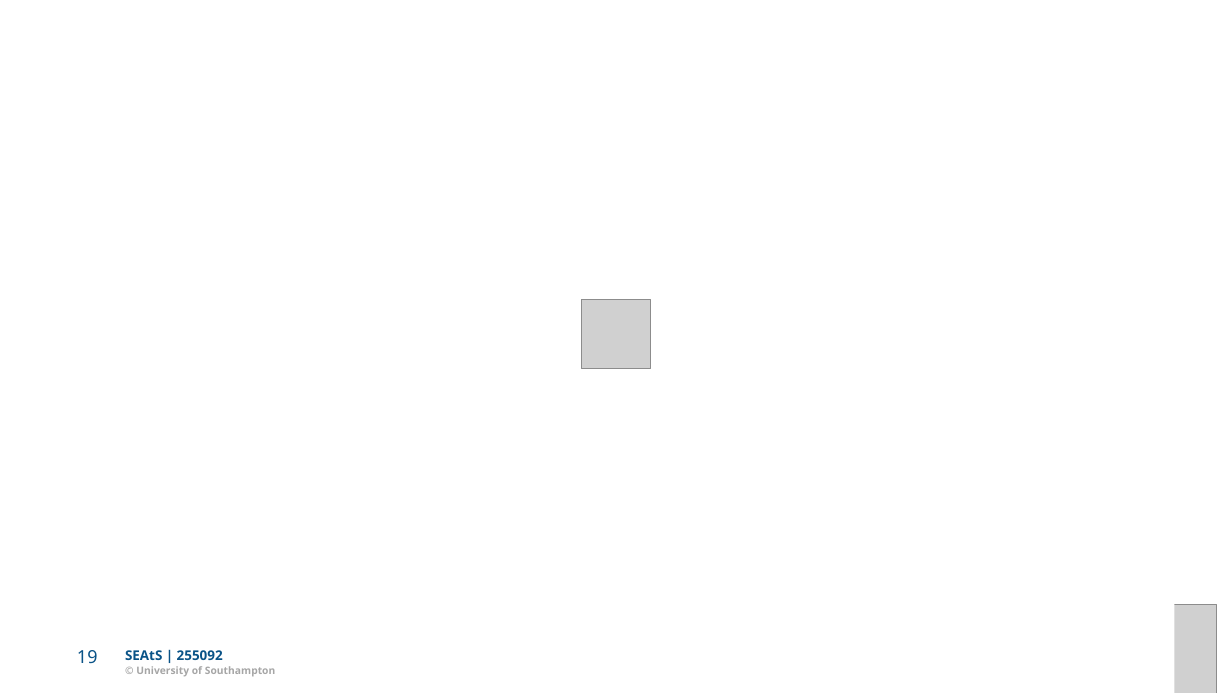
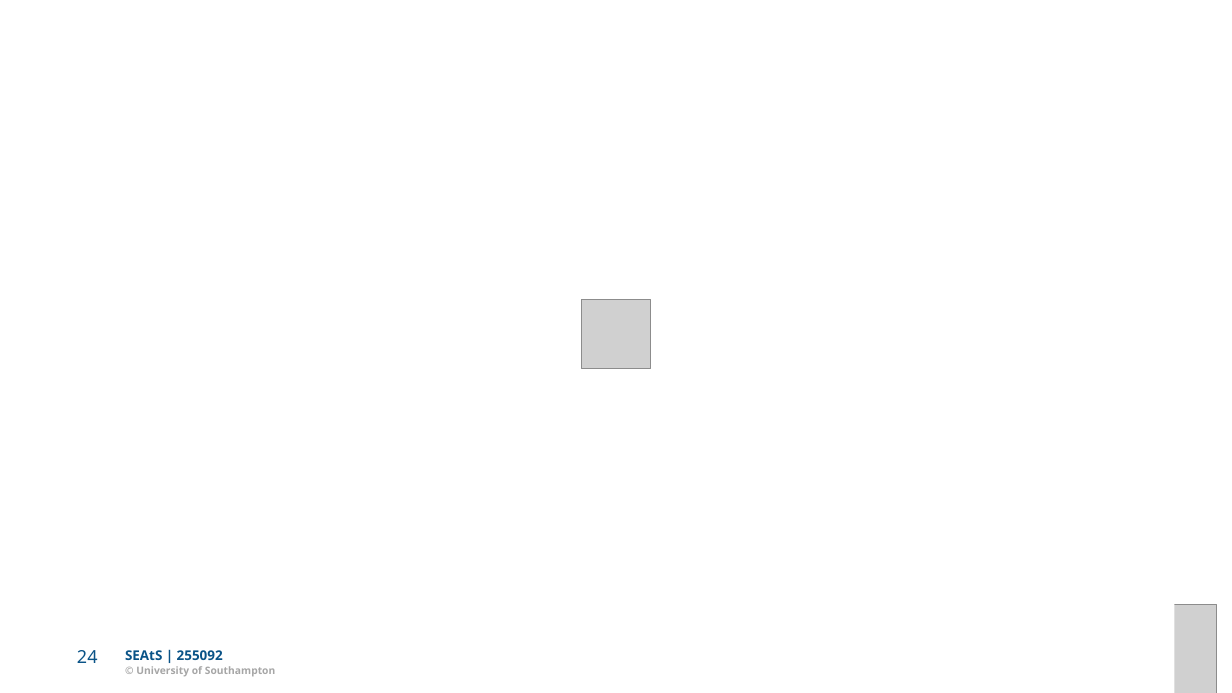
Before and after one commit to Dr-AlHashimy/Module_AICE2005_2627, a slide deck: slide 24 of html/COMP-_L6.1_Lecture.pptx (slide 19 before the commit). Drawn at 1232x693 pixels with LibreOffice and Linux fonts; fonts in the diff are those of the drawing; grey boxes stand for pictures. Boxes give left, top, right and bottom in pixels: in the first picture for what was removed or moved away, otherwise in the second. Text is boxed around its words. In the diff, an @@ line names an element or a change of style, - is before the commit and + after.

```diff
--- a/html/COMP-_L6.1_Lecture.pptx
+++ b/html/COMP-_L6.1_Lecture.pptx
@@ text at (77,650,98,663): text changed @@
-19
+24
```
Also in this commit, not shown: 13 other slides changed, 5 slides added, 2 other files.
